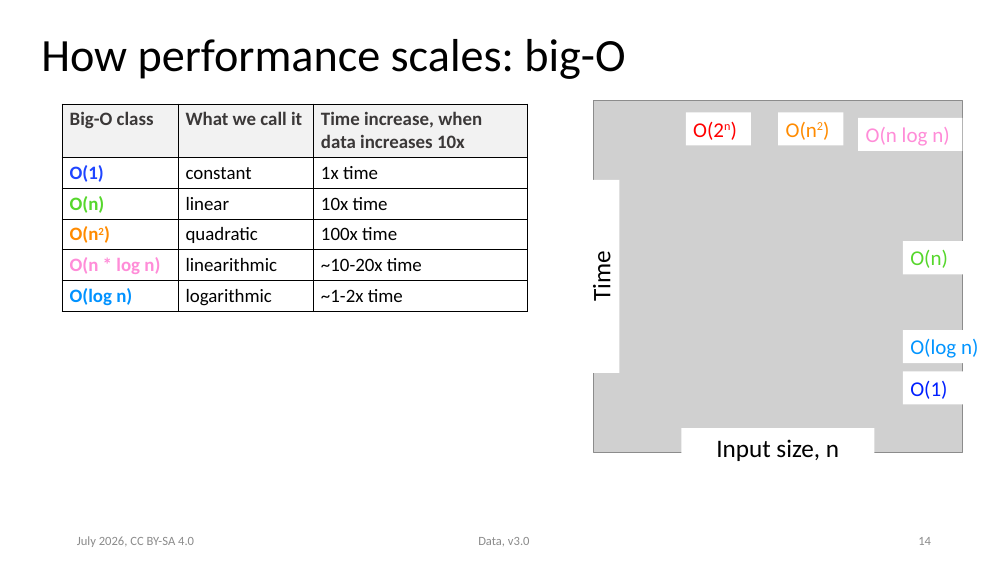
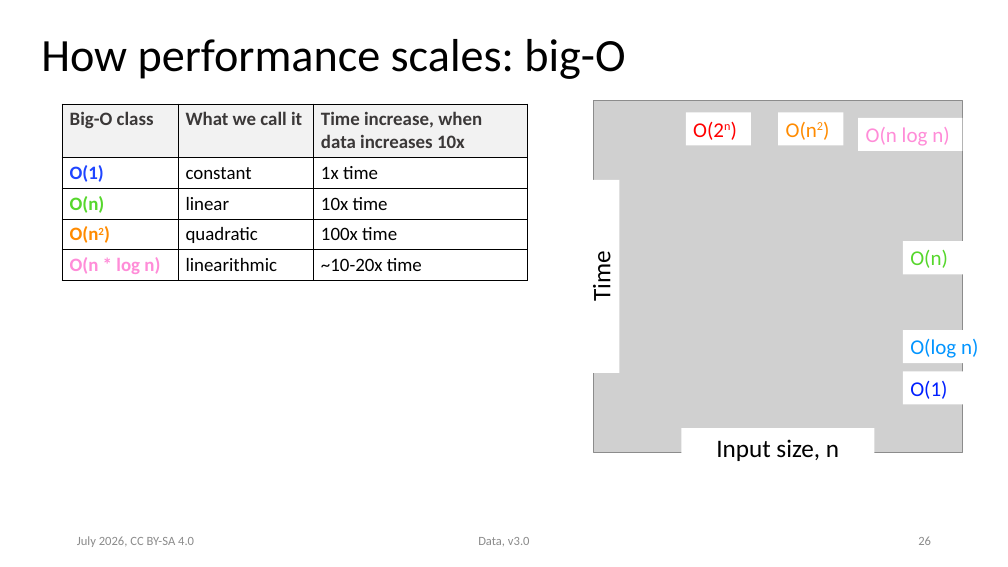
Before and after one commit to ASPP/data_class, a slide deck: slide 26 of data.pptx (slide 14 before the commit). Drawn at 1008x567 pixels with LibreOffice and Linux fonts; fonts in the diff are those of the drawing; grey boxes stand for pictures. Boxes give left, top, right and bottom in pixels: in the first picture for what was removed or moved away, otherwise in the second. Text is boxed around its words. In the diff, an @@ line names an element or a change of style, - is before the commit and + after.

```diff
--- a/data.pptx
+++ b/data.pptx
@@ table at [62, 104, 527, 280] @@
-row 6: O(log n) | logarithmic | ~1-2x time
@@ page number at [918, 536, 931, 545]: text changed @@
-14
+26
```
Also in this commit, not shown: 12 other slides changed, 1 slide added, 2 slides removed, 3 other files.
